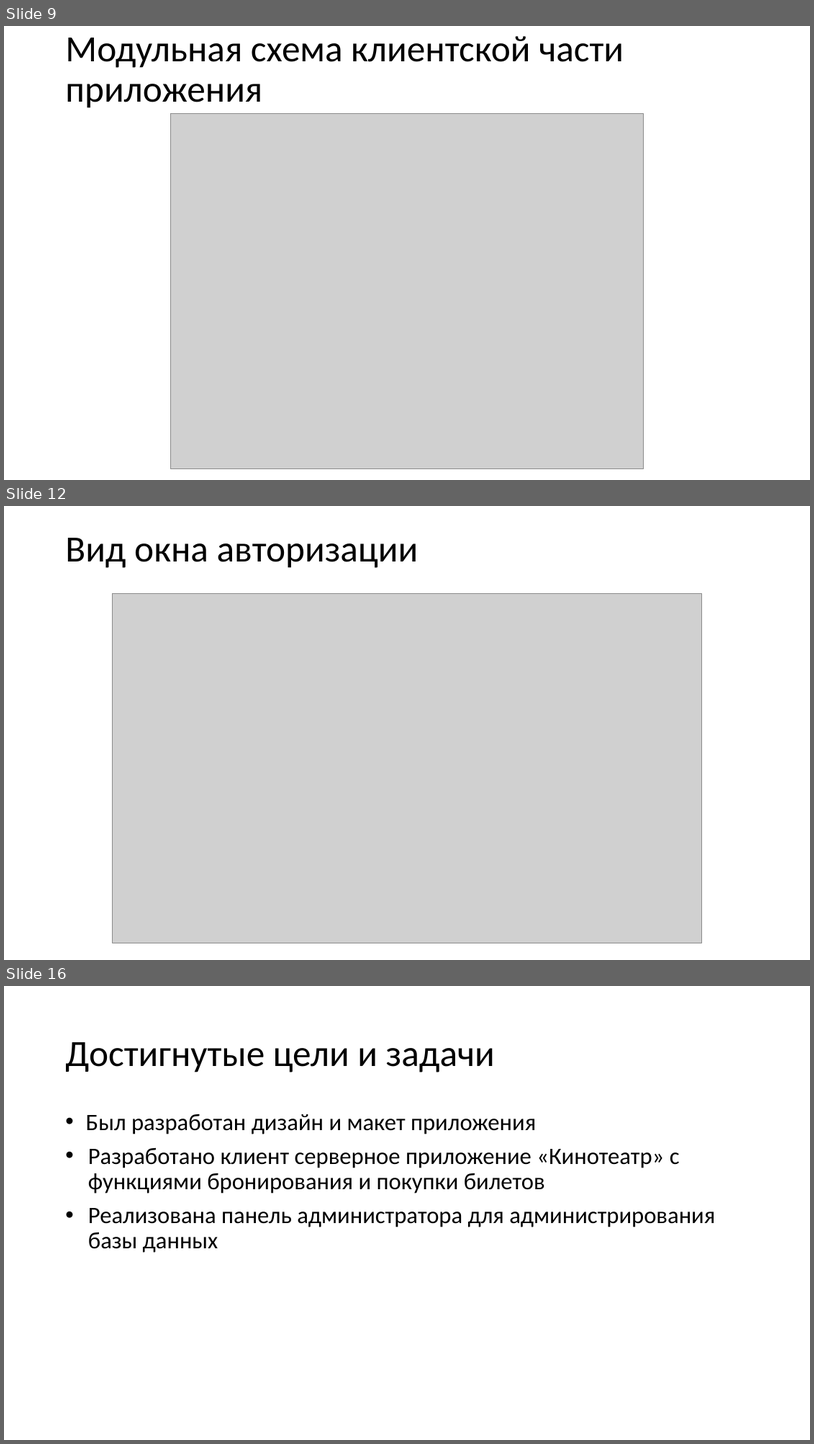
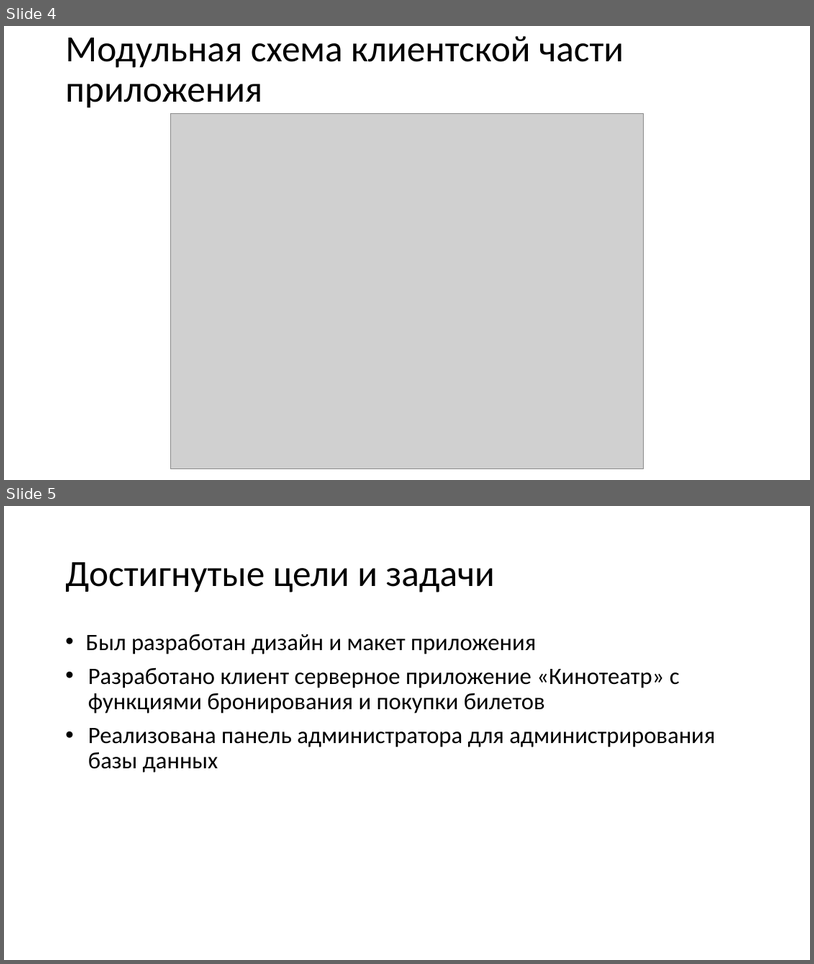
Before and after one commit to 1NiKuz1/Cinema, a slide deck: Материалы/Презентация к курсовому проекту.pptx. Shown one above the other, each under a label of ours: slides 9, 12 and 16 before the commit, slides 4 and 5 after it; the slides between them are not shown. The pictures are 814x1444 and 814x964 pixels, drawn with LibreOffice and Linux fonts; fonts in the diff are those of the drawing; grey boxes stand for pictures. Boxes give left, top, right and bottom in pixels: in the first picture for what was removed or moved away, otherwise in the second. Text is boxed around its words. In the diff, an @@ line names an element or a change of style, - is before the commit and + after.

```diff
--- a/Материалы/Презентация к курсовому проекту.pptx
+++ b/Материалы/Презентация к курсовому проекту.pptx
@@ slide 12 removed at bbox=[4, 506, 810, 960], background #FFFFFF @@
@@ title removed at bbox=[65, 538, 419, 568] @@
-Вид окна авторизации
@@ picture removed at bbox=[112, 594, 702, 943] @@
@@ what was slide 9 is now slide 4 @@
@@ what was slide 16 is now slide 5 @@
```
Also in this commit, not shown: 10 other slides removed, 9 other files.
